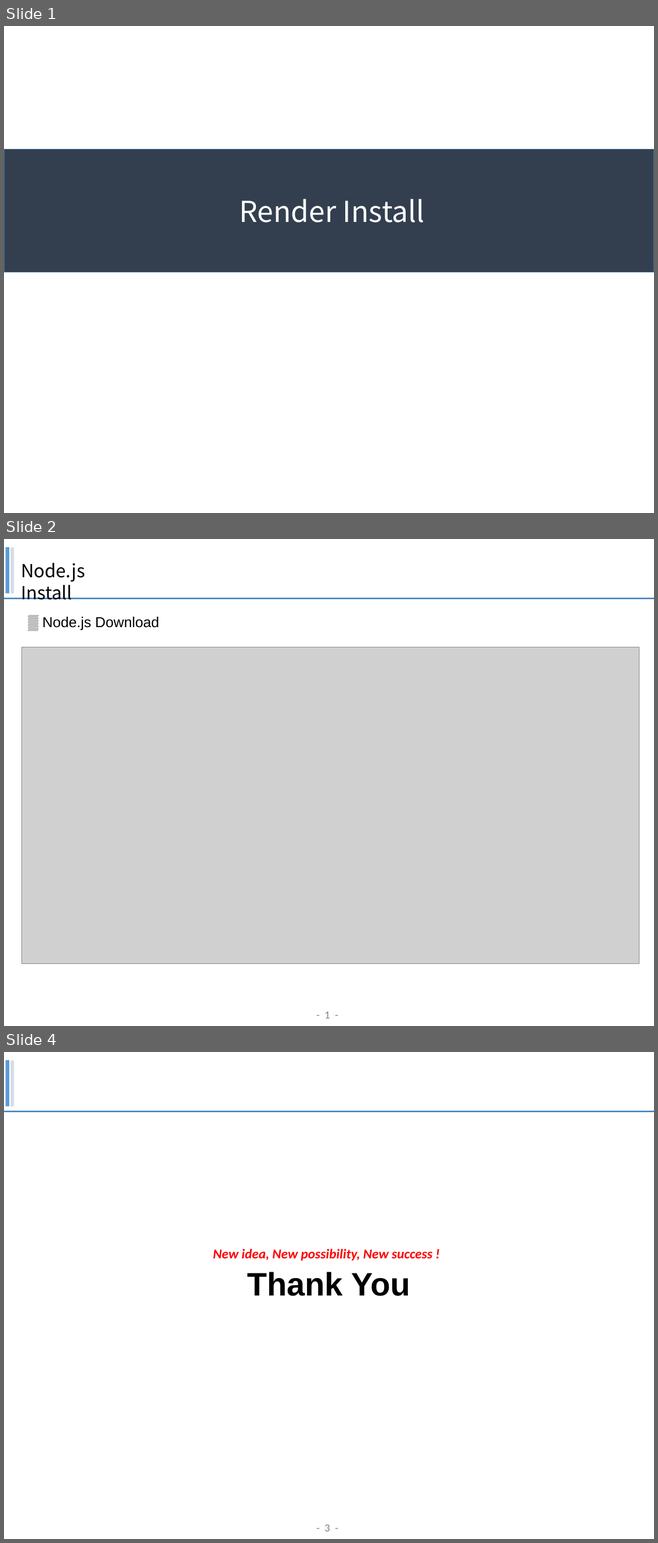
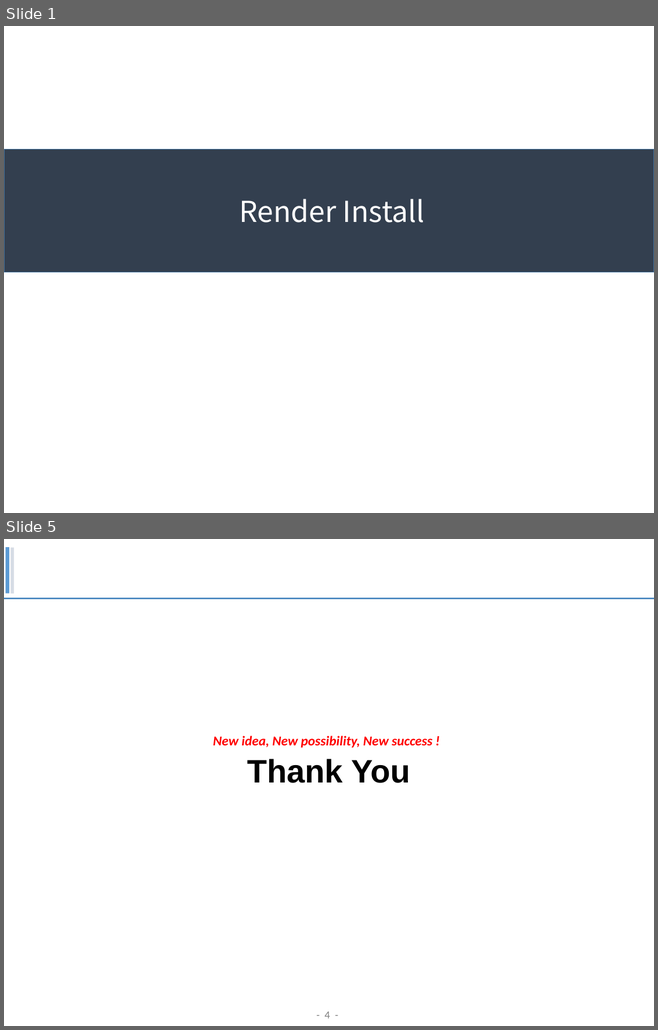
Before and after one commit to taekmu/medals, a slide deck: contents/Render.pptx. Shown one above the other, each under a label of ours: slides 1, 2 and 4 before the commit, slides 1 and 5 after it; the slides between them are not shown. The pictures are 658x1543 and 658x1030 pixels, drawn with LibreOffice and Linux fonts; fonts in the diff are those of the drawing; grey boxes stand for pictures; background and template pictures are left out. Boxes give left, top, right and bottom in pixels: in the first picture for what was removed or moved away, otherwise in the second. Text is boxed around its words. In the diff, an @@ line names an element or a change of style, - is before the commit and + after.

```diff
--- a/contents/Render.pptx
+++ b/contents/Render.pptx
@@ slide 2 removed at <box>4,539,654,1026</box>, background #FFFFFF; not listed: 4 template elements that a slide beside it also shows @@
@@ text removed at <box>21,563,85,600</box> @@
-Node.js Install
@@ text removed at <box>42,617,159,630</box> @@
-▒ Node.js Download
@@ picture removed at <box>21,647,639,963</box> @@
@@ what was slide 4 is now slide 5 @@
@@ page number at <box>324,1012,329,1019</box>: text changed @@
-- 3 -
+- 4 -
```
Also in this commit, not shown: 3 slides added, 1 other slide removed, 3 other files.
